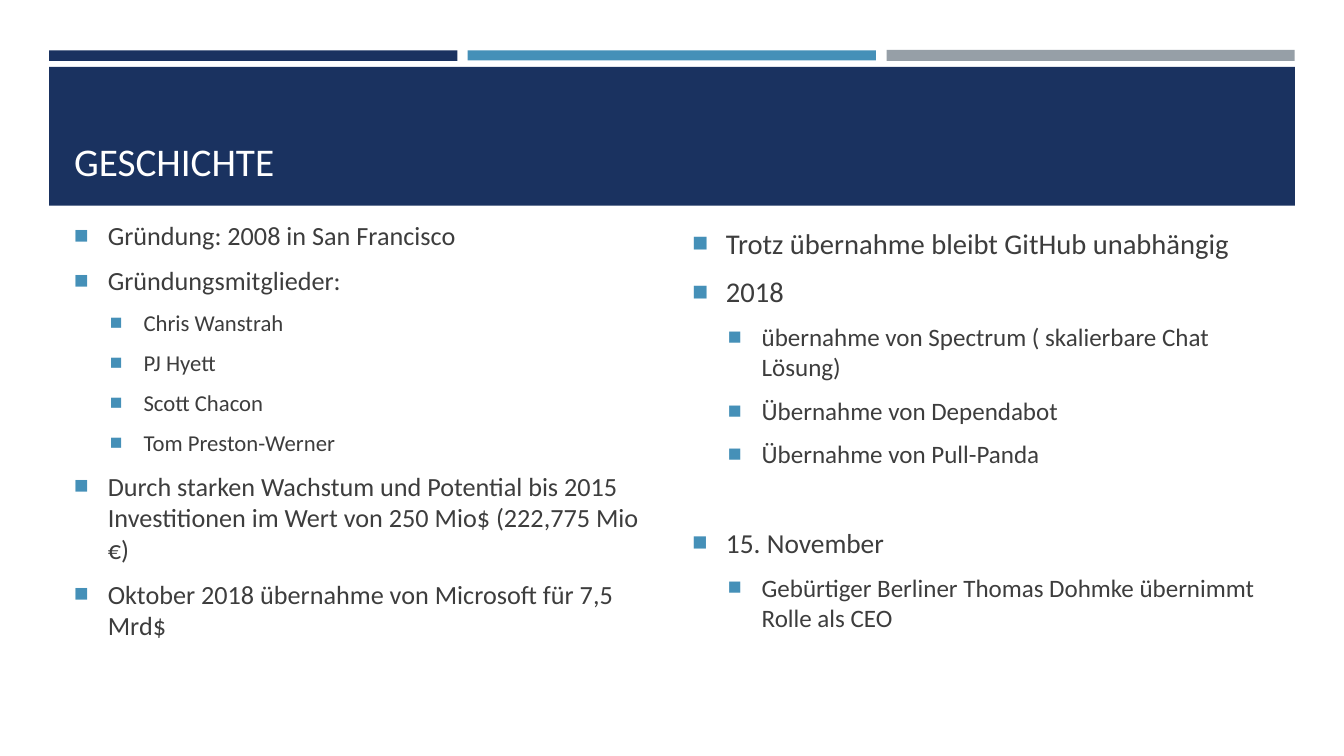
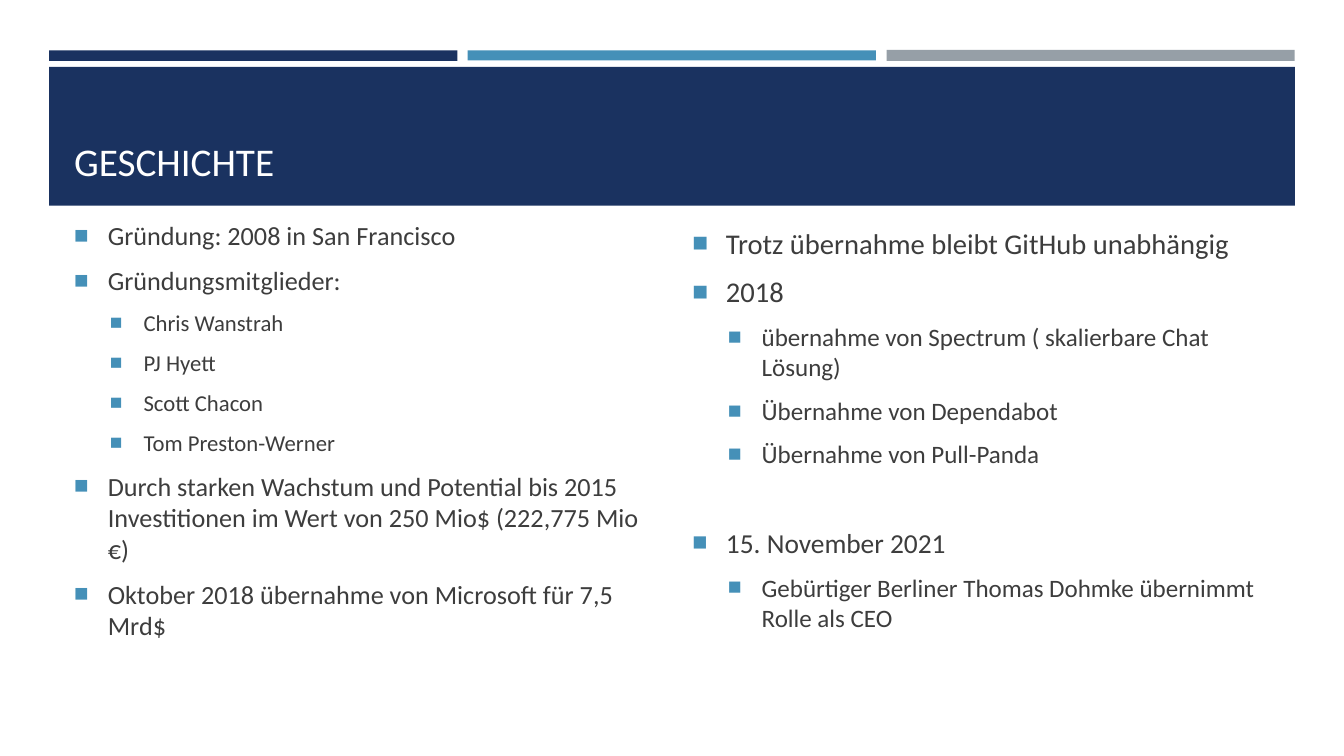
Before and after one commit to HaunBa/Berufsschule-Linz-2, a slide deck: slide 2 of 3aAPC/DUK/Github.pptx. Drawn at 1344x756 pixels with LibreOffice and Linux fonts; fonts in the diff are those of the drawing. Boxes give left, top, right and bottom in pixels: in the first picture for what was removed or moved away, otherwise in the second. Text is boxed around its words. In the diff, an @@ line names an element or a change of style, - is before the commit and + after.

```diff
--- a/3aAPC/DUK/Github.pptx
+++ b/3aAPC/DUK/Github.pptx
@@ text at [726, 534, 946, 553]: text changed @@
-■ 15. November
+■ 15. November 2021
```
Also in this commit, not shown: 2 other files.
